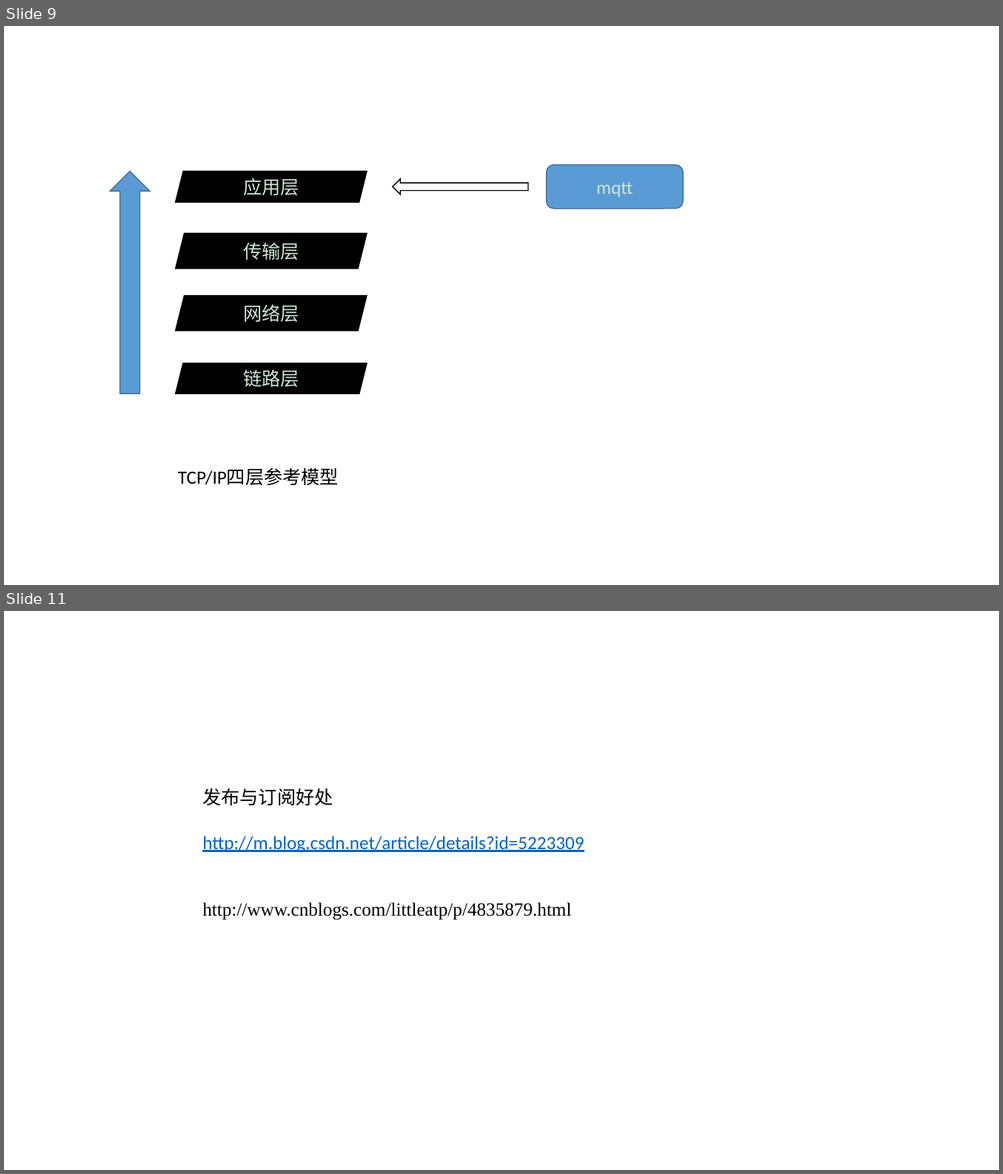
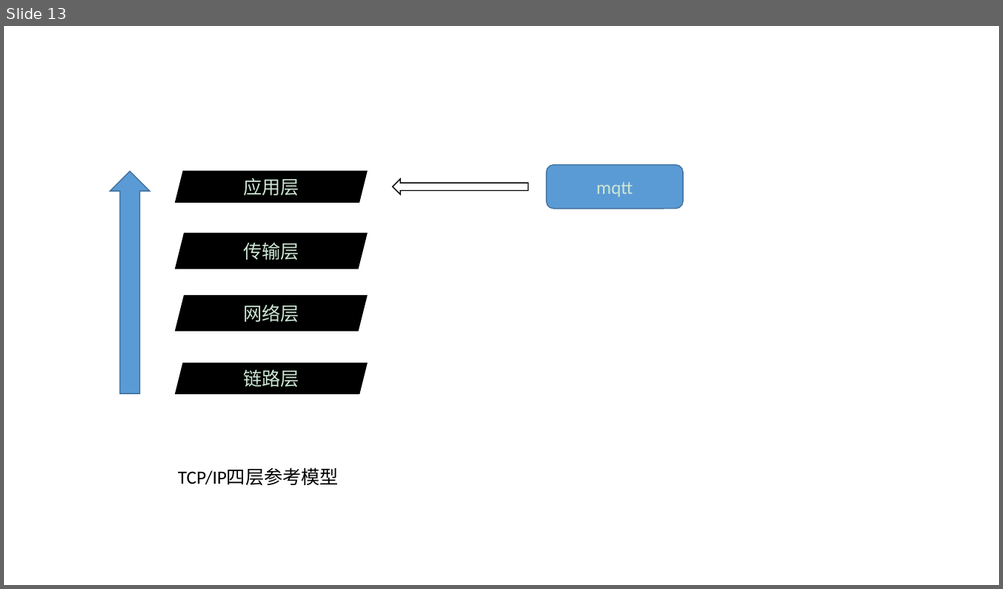
Before and after one commit to fanhuajun/notes, a slide deck: linux/MQTT.pptx. Shown one above the other, each under a label of ours: slides 9 and 11 before the commit, slide 13 after it; the slides between them are not shown. The pictures are 1003x1174 and 1003x589 pixels, drawn with LibreOffice and Linux fonts; fonts in the diff are those of the drawing. Boxes give left, top, right and bottom in pixels: in the first picture for what was removed or moved away, otherwise in the second. Text is boxed around its words. In the diff, an @@ line names an element or a change of style, - is before the commit and + after.

```diff
--- a/linux/MQTT.pptx
+++ b/linux/MQTT.pptx
@@ slide 11 removed at bbox=[4, 611, 999, 1170], background #CDE7D5 @@
@@ text removed at bbox=[202, 789, 583, 920] @@
-发布与订阅好处
-http://m.blog.csdn.net/article/details?id=5223309
-http://www.cnblogs.com/littleatp/p/4835879.html
@@ what was slide 9 is now slide 13 @@
```
Also in this commit, not shown: 2 slides changed, 5 slides added, 3 other slides removed, 4 other files.
